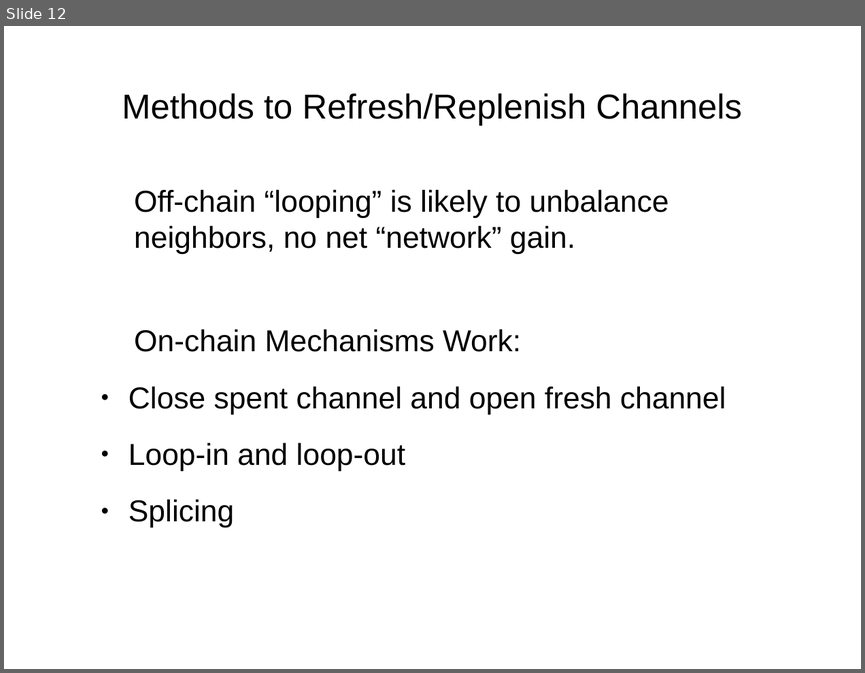
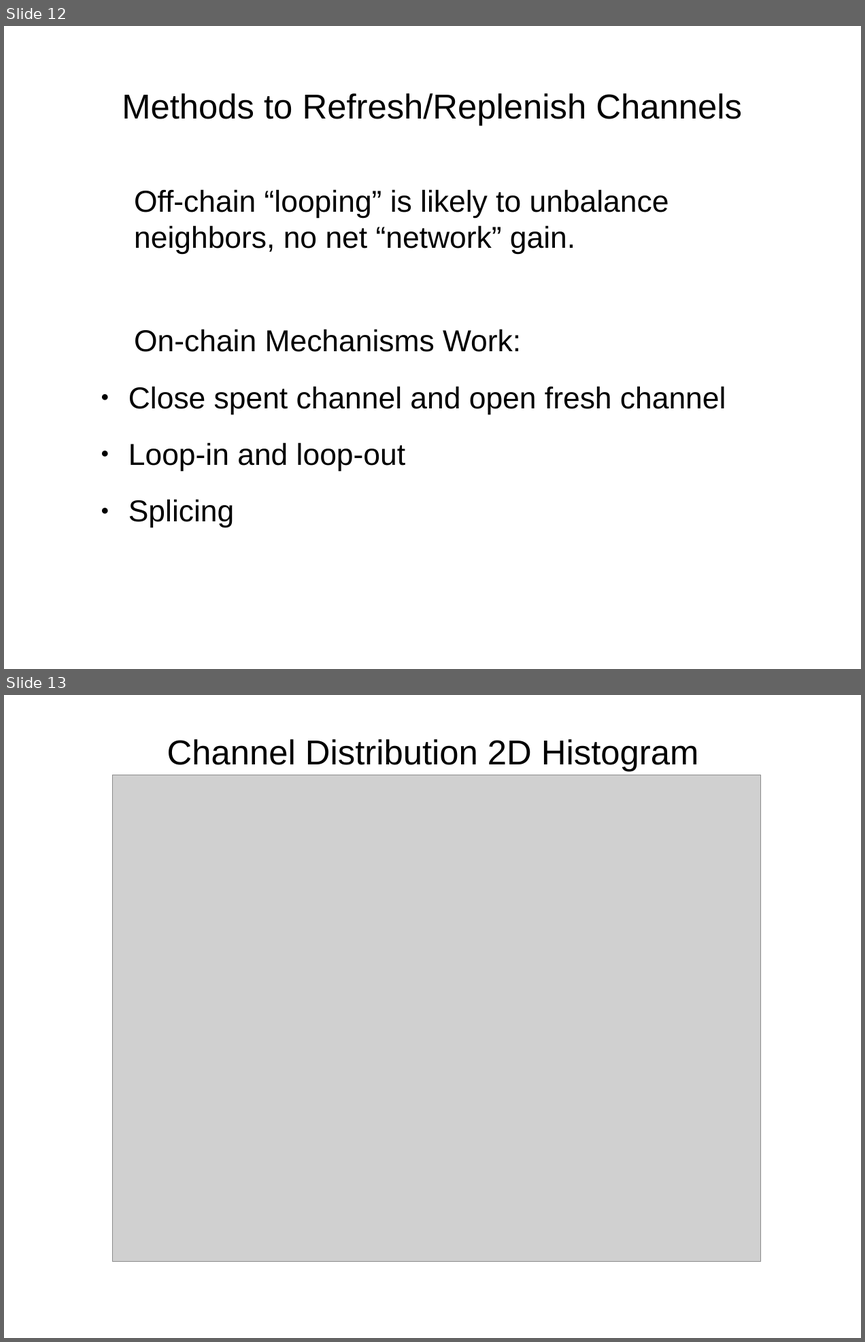
Before and after one commit to ksedgwic/lndtool, a slide deck: lightning-fee-market.odp. Shown one above the other, each under a label of ours: slide 12 before the commit, slides 12 and 13 after it. The pictures are 865x673 and 865x1342 pixels, drawn with LibreOffice and Linux fonts; fonts in the diff are those of the drawing; grey boxes stand for pictures. Boxes give left, top, right and bottom in pixels: in the first picture for what was removed or moved away, otherwise in the second. Text is boxed around its words. In the diff, an @@ line names an element or a change of style, - is before the commit and + after.

```diff
--- a/lightning-fee-market.odp
+++ b/lightning-fee-market.odp
@@ slide 13 added at (x1=4, y1=695, x2=861, y2=1338), background #FFFFFF @@
@@ text added at (x1=167, y1=739, x2=698, y2=771), 32 pt, text #000000 @@
+Channel Distribution 2D Histogram
@@ picture added at (x1=113, y1=775, x2=761, y2=1261) @@
```
Also in this commit, not shown: 1 slide changed, 1 slide removed, 1 other file.
